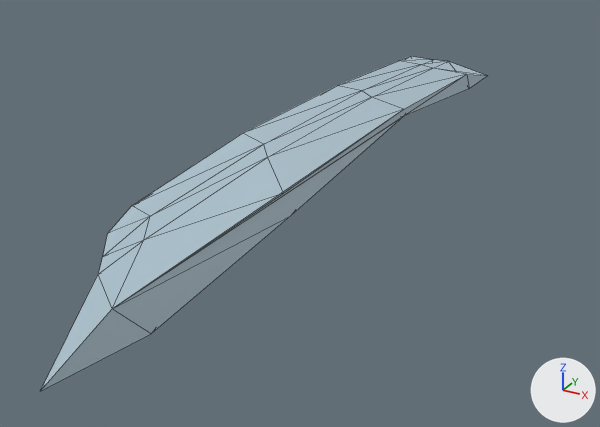
The glTF model assets/su33d_stab_right.glb, before and after one commit.
Before and after are seen from a camera (50 mm lens) standing at (-0.81, -3.21, 1.11) and looking at (-2.41, -0.3, -0.34). Every picture has the same lights, and +X, +Y and +Z are marked at lower right. The first picture is the older version. Mesh edges are drawn as thin lines. Vertices at exactly the same position are counted once.

Script lines for the objects in view, before the commit:
```python
me_0_stabright = bpy.data.meshes.new('0_StabRight')
me_0_stabright.from_pydata(...)  # 40 vertices, 76 faces; spans x -2.74..-2.15, y -2.06..1.77, z -0.18..0.03
me_0_stabright.materials.append(mat_6f8fa4)  # blue #afc5d1
ob_0_stabright = bpy.data.objects.new('0_StabRight', me_0_stabright)
ob_0_stabright.location = (0.0, 0.0, 0.0)
```
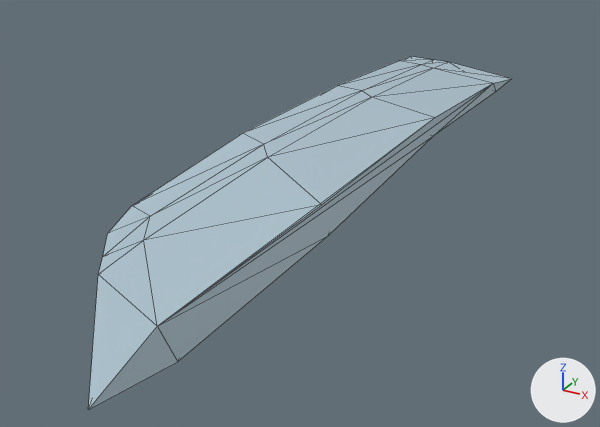
Boxes (x1, y1, x2, y2) around the edits, measured in the pictures (600 x 427 px; the box of a moved part takes in the faces that stretch with it):
```json
{"object": "0_StabRight", "change": "reshaped", "before": [41, 56, 487, 391], "after": [88, 56, 512, 410]}
{"part": 1, "of": "me_0_stabright", "change": "moved or reshaped", "before": [41, 61, 487, 391], "after": [88, 62, 512, 410]}
```

The change, as JSON lines over the scene's bpy script:
```json
{"block": "me_0_stabright", "where": "# used by ob_0_stabright; location = (0.0, 0.0, 0.0)"}
{"op": "remove", "block": "me_0_stabright", "code": "me_0_stabright.from_pydata(...)  # 40 vertices, 76 faces; spans x -2.74..-2.15, y -2.06..1.77, z -0.18..0.03"}
{"op": "add", "block": "me_0_stabright", "code": "me_0_stabright.from_pydata(...)  # 40 vertices, 76 faces; spans x -2.74..-2.0, y -2.06..1.77, z -0.18..0.01"}
{"block": "me_0_stabright", "change": "me_0_stabright part 1"}
{"op": "set", "path": "me_0_stabright.vertices[0].co", "old": "(-2.15, -2.06, -0.08)", "new": "(-2.0, -2.06, -0.08)", "note": "pixel (40, 391) -> pixel (88, 409)"}
{"op": "set", "path": "me_0_stabright.vertices[1].co", "old": "(-2.17, -1.77, 0.0)", "new": "(-2.02, -1.77, -0.01)", "note": "pixel (112, 308) -> pixel (157, 326)"}
{"op": "set", "path": "me_0_stabright.vertices[2].co", "old": "(-2.15, -0.89, 0.01)", "new": "(-2.0, -0.89, 0.0)", "note": "pixel (283, 193) -> pixel (321, 204)"}
{"op": "set", "path": "me_0_stabright.vertices[3].co", "old": "(-2.16, 0.21, 0.03)", "new": "(-2.01, 0.21, 0.01)", "note": "pixel (403, 109) -> pixel (434, 117)"}
{"op": "set", "path": "me_0_stabright.vertices[4].co", "old": "(-2.17, 1.15, -0.02)", "new": "(-2.02, 1.15, -0.05)", "note": "pixel (466, 74) -> pixel (493, 83)"}
{"op": "set", "path": "me_0_stabright.vertices[5].co", "old": "(-2.16, 1.53, -0.11)", "new": "(-2.01, 1.5, -0.1)", "note": "pixel (487, 75) -> pixel (511, 78)"}
{"op": "set", "path": "me_0_stabright.vertices[6].co", "old": "(-2.16, 1.18, -0.1)", "new": "(-2.01, 1.18, -0.1)", "note": "pixel (469, 88) -> pixel (495, 91)"}
{"op": "set", "path": "me_0_stabright.vertices[7].co", "old": "(-2.17, 0.25, -0.01)", "new": "(-2.02, 0.25, -0.08)", "note": "pixel (403, 116) -> pixel (433, 135)"}
{"op": "set", "path": "me_0_stabright.vertices[8].co", "old": "(-2.15, -0.83, -0.09)", "new": "(-2.0, -0.83, -0.14)", "note": "pixel (290, 215) -> pixel (328, 235)"}
{"op": "set", "path": "me_0_stabright.vertices[9].co", "old": "(-2.15, -1.64, -0.15)", "new": "(-2.0, -1.72, -0.15)", "note": "pixel (151, 333) -> pixel (177, 361)"}
```
